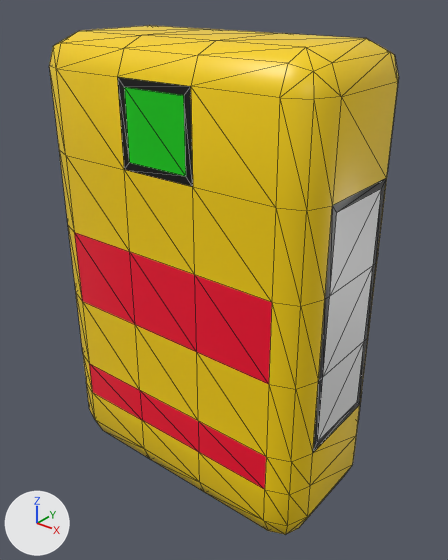
Two versions of the glTF model assets/models/items/flour.glb, one commit apart.
Rendered twice from a camera (50 mm lens) standing at (0.2401, -0.2903, 0.3282) and looking at (0.0058, 0.0026, 0.1466). The axes (+X, +Y, +Z) are drawn at lower left. The lights are the same throughout. The first picture is the older version. Mesh edges are drawn as thin lines. Vertices at exactly the same position are counted once.

Before the edit, the objects in view are built like this:
```python
me_cube_009 = bpy.data.meshes.new('Cube.009')
me_cube_009.from_pydata(...)  # 184 vertices, 364 faces; spans x -0.1..0.1, y -0.05..0.05, z 0.0..0.3
# faces by material slot: [276, 24, 4, 12, 48]
me_cube_009.materials.append(mat_material_005)  # yellow #ffd700
me_cube_009.materials.append(mat_material_008)  # red #ff0032
me_cube_009.materials.append(mat_material_009)  # green #04d30b
me_cube_009.materials.append(mat_material_010)  # white #e7e7e7
me_cube_009.materials.append(mat_material_011)  # black #000000
ob_flour = bpy.data.objects.new('flour', me_cube_009)
ob_flour.location = (0.0, 0.0, 0.0)
```
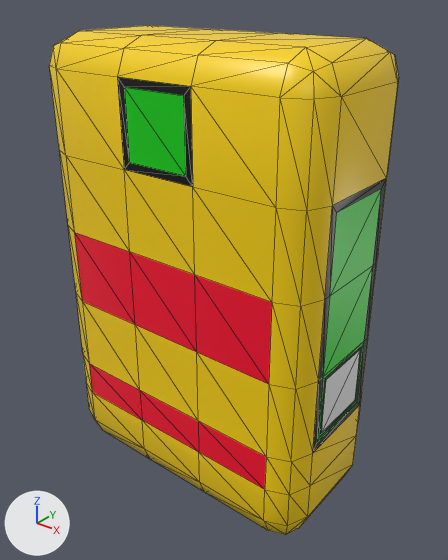
Edits to the scene script, one JSON object a line:
```json
{"block": "me_cube_009", "where": "# used by ob_flour; location = (0.0, 0.0, 0.0)"}
{"op": "remove", "block": "me_cube_009", "code": "me_cube_009.from_pydata(...)  # 184 vertices, 364 faces; spans x -0.1..0.1, y -0.05..0.05, z 0.0..0.3"}
{"op": "add", "block": "me_cube_009", "code": "me_cube_009.from_pydata(...)  # 192 vertices, 380 faces; spans x -0.1..0.1, y -0.05..0.05, z 0.0..0.3"}
{"block": "me_cube_009", "change": "me_cube_009 part 1"}
{"block": "me_cube_009", "change": "2 faces are deleted"}
{"block": "me_cube_009", "change": "8 vertices are added at x 0.1, y -0.023..0.023, z 0.079..0.122"}
{"block": "me_cube_009", "change": "8 new faces join them, mat_material_009 (green #04d30b)"}
{"block": "me_cube_009", "change": "2 new faces join them, mat_material_010 (white #e7e7e7)"}
{"block": "me_cube_009", "change": "8 new faces join them, mat_material_011 (black #000000)"}
{"block": "me_cube_009", "change": "me_cube_009 part 2: 10 faces spanning x -0.1..0.1, y -0.025..0.025, z 0.077..0.223 switch from mat_material_010 (white #e7e7e7) to mat_material_009 (green #04d30b)"}
```

Boxes [x1, y1, x2, y2] around the edits, measured in the pictures (448 x 560 px):
```json
{"part": 1, "of": "me_cube_009", "change": "reshaped", "before": [318, 342, 364, 441], "after": [318, 342, 364, 441]}
{"part": 2, "of": "me_cube_009", "change": "recoloured", "before": [323, 189, 381, 377], "after": [323, 189, 381, 377], "on screen": "white to green"}
```
